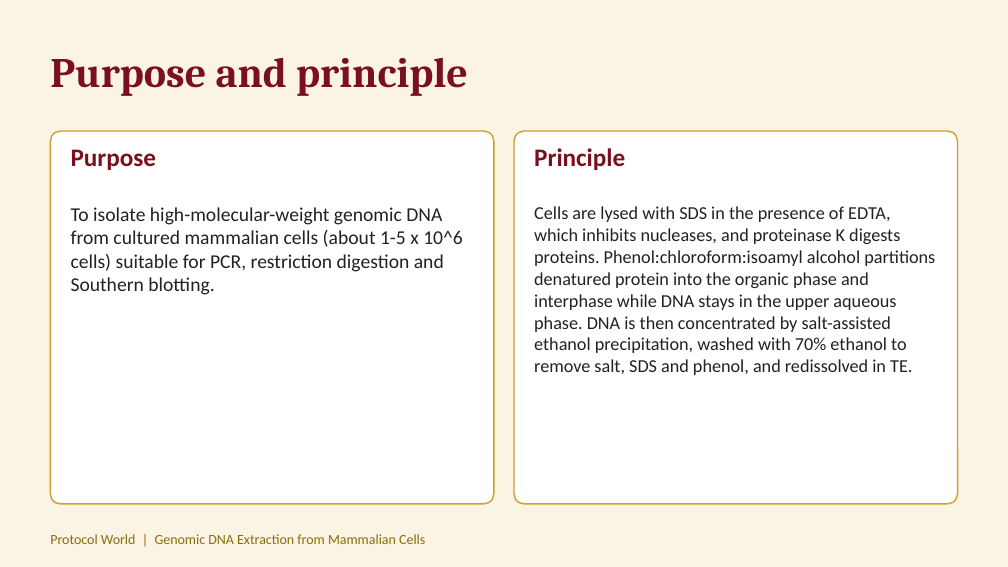
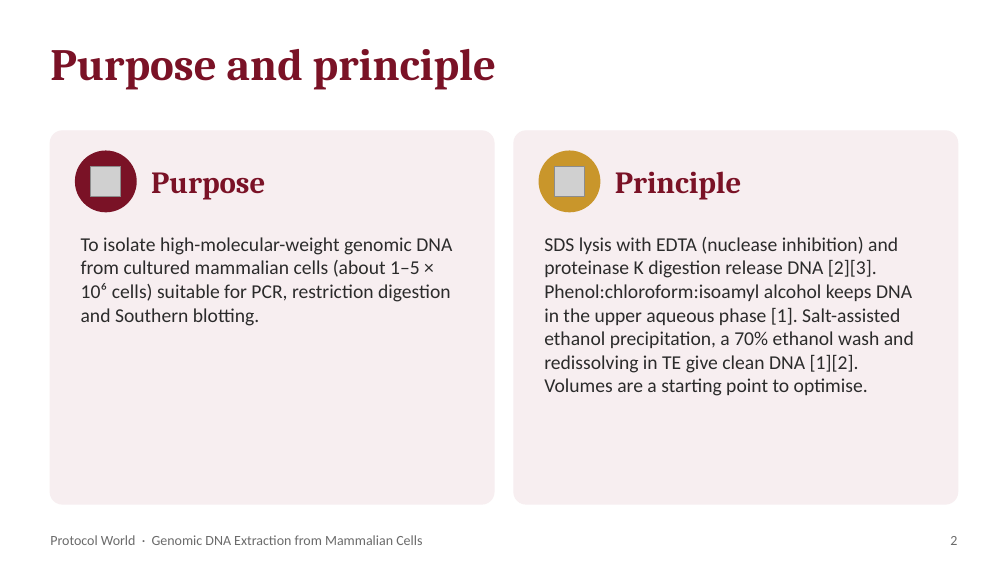
Before and after one commit to ProtocolWorld/ProtocolWorld, a slide deck: slide 2 of uploads/genomic-dna-extraction-from-mammalian-cells.pptx. Drawn at 1008x567 pixels with LibreOffice and Linux fonts; fonts in the diff are those of the drawing; grey boxes stand for pictures. Boxes give left, top, right and bottom in pixels: in the first picture for what was removed or moved away, otherwise in the second. Text is boxed around its words. In the diff, an @@ line names an element or a change of style, - is before the commit and + after.

```diff
--- a/uploads/genomic-dna-extraction-from-mammalian-cells.pptx
+++ b/uploads/genomic-dna-extraction-from-mammalian-cells.pptx
@@ background #FBF4E4 to #FFFFFF @@
@@ text "Purpose and principle" at (50, 49, 496, 90): size 30 to 32 pt, text colour #7A0F1F to #7A1226 @@
@@ rounded rectangle at (50, 131, 494, 504): fill #FFFFFF to #F7EEF0; outline #C9A227 1 pt to #F7EEF0 1 pt; proportions changed @@
@@ rounded rectangle at (514, 131, 958, 504): fill #FFFFFF to #F7EEF0; outline #C9A227 1 pt to #F7EEF0 1 pt; proportions changed @@
@@ ellipse added at (76, 151, 136, 212), fill #7A1226, outline #7A1226 1 pt @@
@@ picture added at (91, 166, 121, 197) @@
@@ text added at (151, 172, 265, 200), 22 pt, text #7A1226, bold @@
+Purpose
@@ ellipse added at (539, 151, 600, 212), fill #C9962B, outline #C9962B 1 pt @@
@@ picture added at (554, 166, 585, 197) @@
@@ text added at (615, 171, 742, 200), 22 pt, text #7A1226, bold @@
+Principle
@@ text at (81, 237, 452, 326): text changed; text colour #222222 to #2B2B2B @@
-Purpose
-To isolate high-molecular-weight genomic DNA from cultured mammalian cells (about 1-5 x 10^6 cells) suitable for PCR, restriction digestion and Southern blotting.
+To isolate high-molecular-weight genomic DNA from cultured mammalian cells (about 1–5 × 10⁶ cells) suitable for PCR, restriction digestion and Southern blotting.
@@ text at (544, 237, 914, 396): text changed; size 13 to 14 pt; text colour #222222 to #2B2B2B @@
-Principle
-Cells are lysed with SDS in the presence of EDTA, which inhibits nucleases, and proteinase K digests proteins. Phenol:chloroform:isoamyl alcohol partitions denatured protein into the organic phase and interphase while DNA stays in the upper aqueous phase. DNA is then concentrated by salt-assisted ethanol precipitation, washed with 70% ethanol to remove salt, SDS and phenol, and redissolved in TE.
+SDS lysis with EDTA (nuclease inhibition) and proteinase K digestion release DNA [2][3]. Phenol:chloroform:isoamyl alcohol keeps DNA in the upper aqueous phase [1]. Salt-assisted ethanol precipitation, a 70% ethanol wash and redissolving in TE give clean DNA [1][2]. Volumes are a starting point to optimise.
@@ text at (50, 535, 422, 545): text changed; text colour #8A6D0B to #6B6B6B @@
-Protocol World | Genomic DNA Extraction from Mammalian Cells
+Protocol World · Genomic DNA Extraction from Mammalian Cells
@@ text added at (950, 536, 957, 545), 10 pt, text #6B6B6B @@
+2
```
Also in this commit, not shown: 4 other slides changed, 7 slides added, 3 slides removed, 9 other files.
